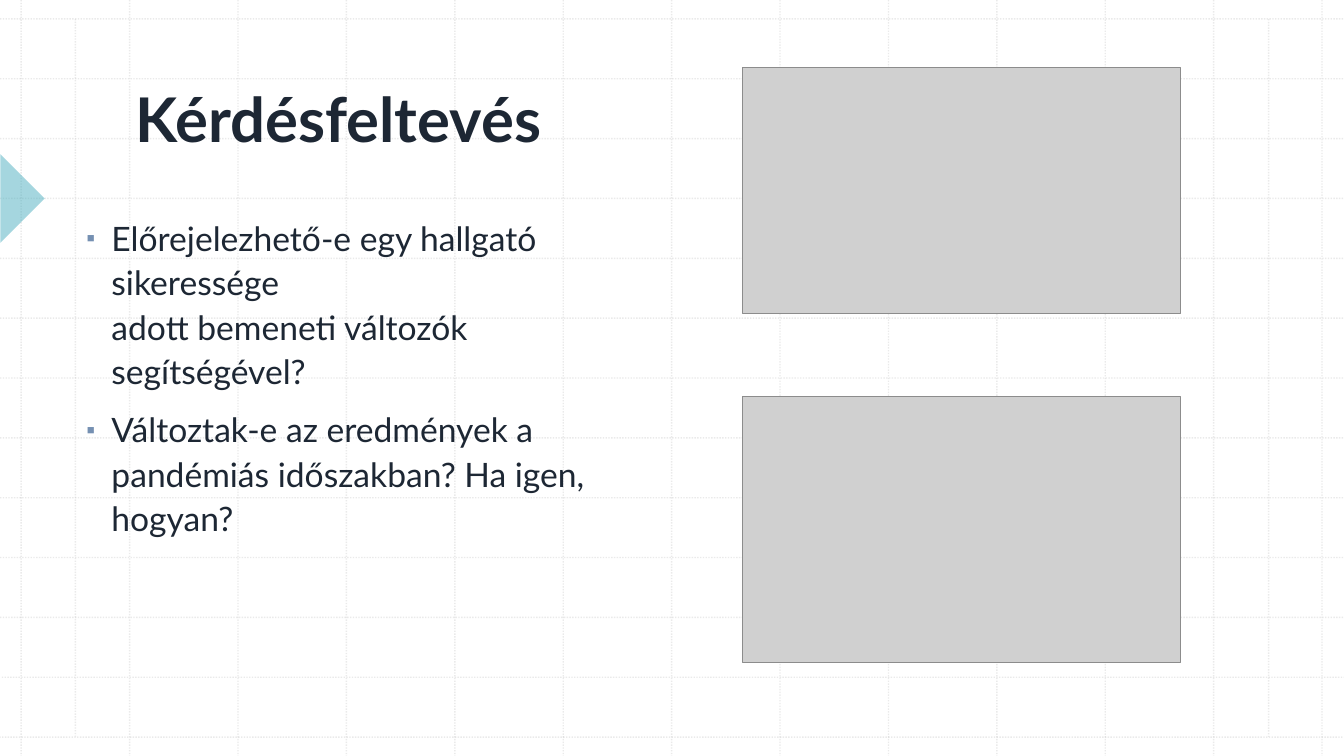
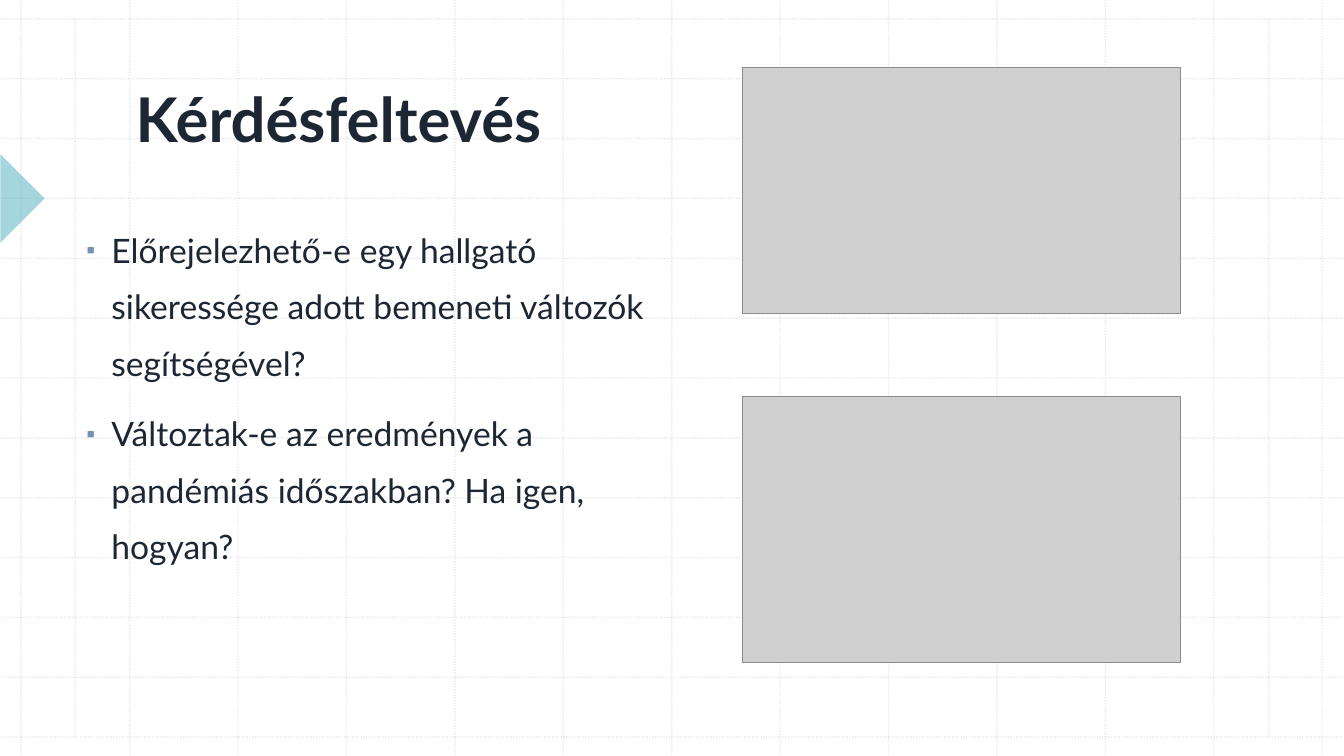
Before and after one commit to konderal333/-nkutfel, a slide deck: slide 2 of TDK prezi.pptx. Drawn at 1344x756 pixels with LibreOffice and Linux fonts; fonts in the diff are those of the drawing; grey boxes stand for pictures. Boxes give left, top, right and bottom in pixels: in the first picture for what was removed or moved away, otherwise in the second. Text is boxed around its words. In the diff, an @@ line names an element or a change of style, - is before the commit and + after.

```diff
--- a/TDK prezi.pptx
+++ b/TDK prezi.pptx
@@ text "Előrejelezhető-e egy hallgató sikeressége adott ..." at box(111, 238, 643, 565): line spacing 1.1 to 1.4 @@
```
